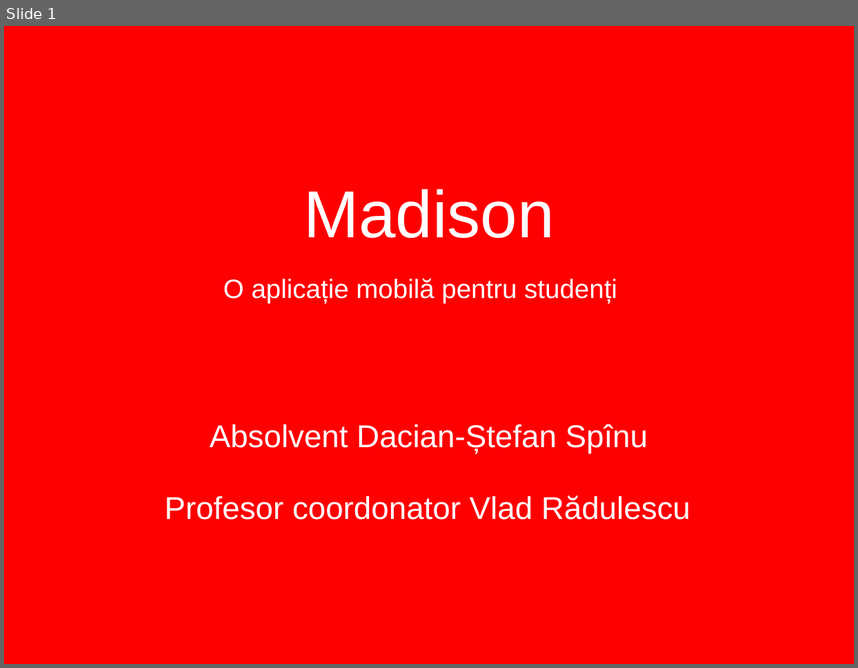
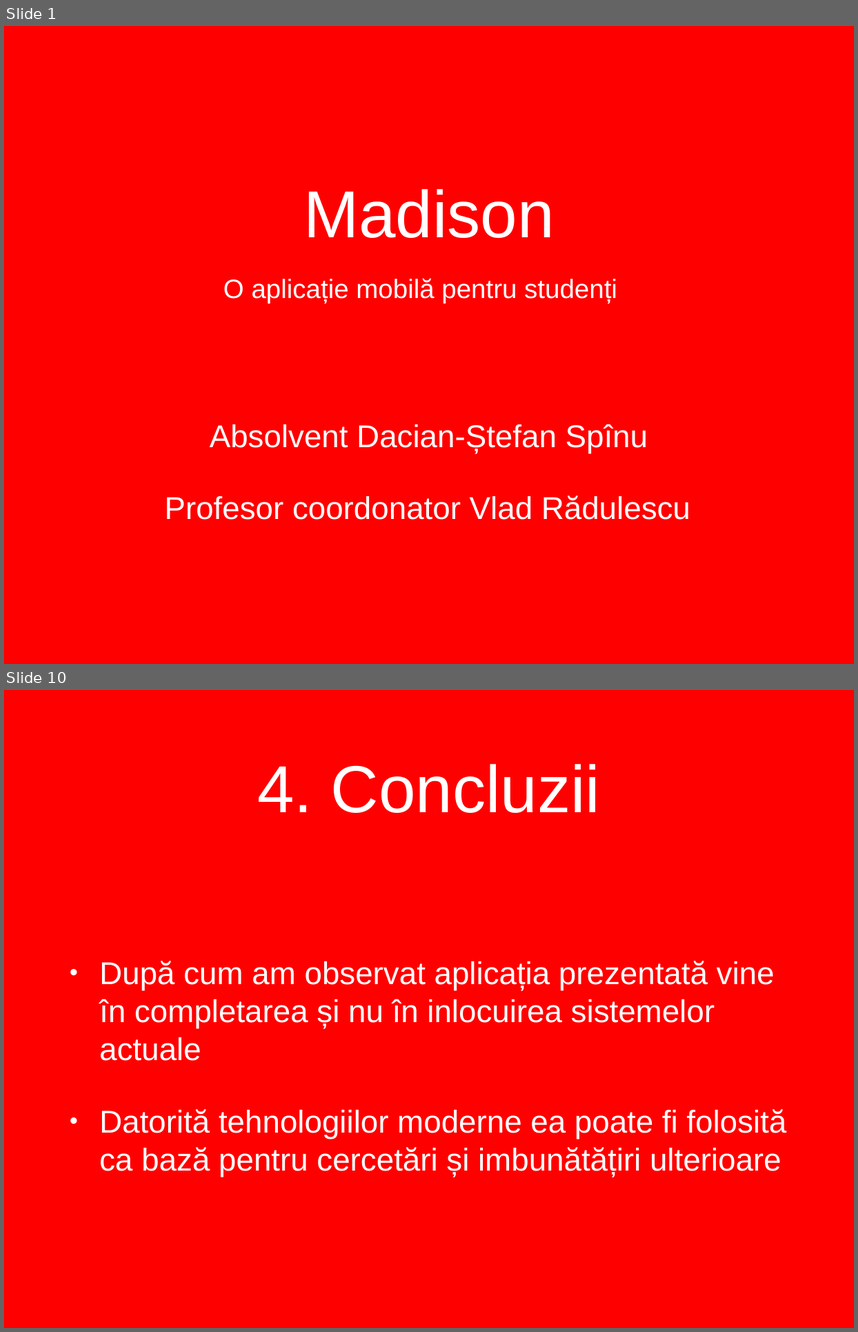
Before and after one commit to dacianspinu/madison, a slide deck: Licenta2017DacianSpinu/Prezentare.pptx. Shown one above the other, each under a label of ours: slide 1 before the commit, slides 1 and 10 after it; the slides between them are not shown. The pictures are 858x668 and 858x1332 pixels, drawn with LibreOffice and Linux fonts; fonts in the diff are those of the drawing; background and template pictures are left out. Boxes give left, top, right and bottom in pixels: in the first picture for what was removed or moved away, otherwise in the second. Text is boxed around its words. In the diff, an @@ line names an element or a change of style, - is before the commit and + after.

```diff
--- a/Licenta2017DacianSpinu/Prezentare.pptx
+++ b/Licenta2017DacianSpinu/Prezentare.pptx
@@ slide 10 added at (x1=4, y1=690, x2=854, y2=1328), background picture (left out) @@
@@ title added at (x1=257, y1=764, x2=600, y2=813), 80 pt, text #FFFFFF @@
+4. Concluzii
@@ text added at (x1=99, y1=960, x2=786, y2=1176), 38 pt, text #FFFFFF @@
+• După cum am observat aplicația prezentată vine în completarea și nu în inlocuirea sistemelor actuale
+• Datorită tehnologiilor moderne ea poate fi folosită ca bază pentru cercetări și imbunătățiri ulterioare
```
Also in this commit, not shown: 8 other slides added, 1 other file.
